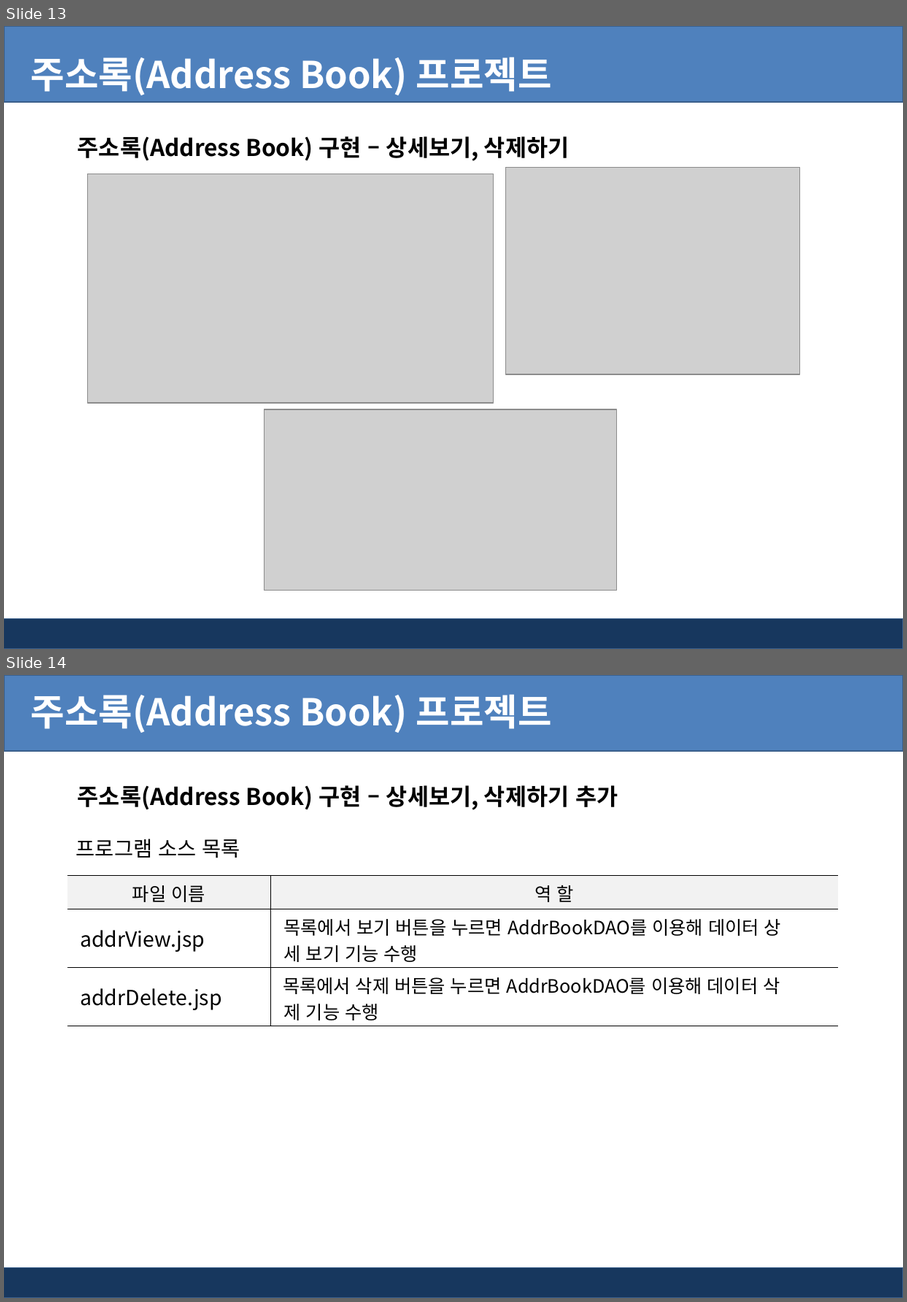
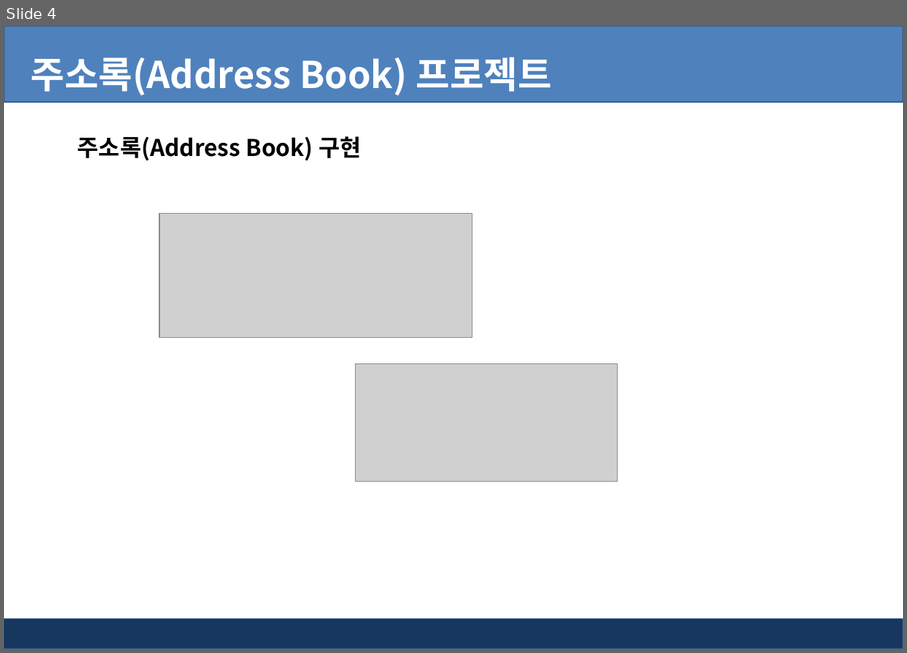
Before and after one commit to pshho/ngreen_project, a slide deck: jspWorks/자료/jsp_ppt/주소록 프로젝트(DB 연결 않음).pptx. Shown one above the other, each under a label of ours: slides 13 and 14 before the commit, slide 4 after it. The pictures are 907x1302 and 907x653 pixels, drawn with LibreOffice and Linux fonts; fonts in the diff are those of the drawing; grey boxes stand for pictures; background and template pictures are left out. Boxes give left, top, right and bottom in pixels: in the first picture for what was removed or moved away, otherwise in the second. Text is boxed around its words. In the diff, an @@ line names an element or a change of style, - is before the commit and + after.

```diff
--- a/jspWorks/자료/jsp_ppt/주소록 프로젝트(DB 연결 않음).pptx
+++ b/jspWorks/자료/jsp_ppt/주소록 프로젝트(DB 연결 않음).pptx
@@ slide 14 removed at <box>4,675,903,1298</box>, background #FFFFFF; not listed: 2 template elements that a slide beside it also shows @@
@@ text removed at <box>31,694,552,733</box> @@
-주소록(Address Book) 프로젝트
@@ text removed at <box>78,785,618,810</box> @@
-주소록(Address Book) 구현 – 상세보기, 삭제하기 추가
@@ text removed at <box>76,839,241,858</box> @@
-프로그램 소스 목록
@@ table removed at <box>67,875,838,1025</box>, 3 rows, 2 columns @@
-파일 이름 | 역 할
-addrView.jsp | 목록에서 보기 버튼을 누르면 AddrBookDAO를 이용해 데이터 상 / 세 보기 기능 수행
-addrDelete.jsp | 목록에서 삭제 버튼을 누르면 AddrBookDAO를 이용해 데이터 삭 / 제 기능 수행
@@ what was slide 13 is now slide 4 @@
@@ slide 4 changed as well @@
@@ text at <box>78,136,361,161</box>: text changed @@
-주소록(Address Book) 구현 – 상세보기, 삭제하기
+주소록(Address Book) 구현
@@ picture removed at <box>88,173,494,403</box> @@
@@ picture removed at <box>506,167,800,374</box> @@
@@ picture added at <box>159,213,473,338</box> @@
@@ picture: place and size @@
-picture at <box>264,410,617,591</box>
+picture at <box>356,363,619,481</box>
```
Also in this commit, not shown: 9 other slides changed, 5 other slides removed, 46 other files.
